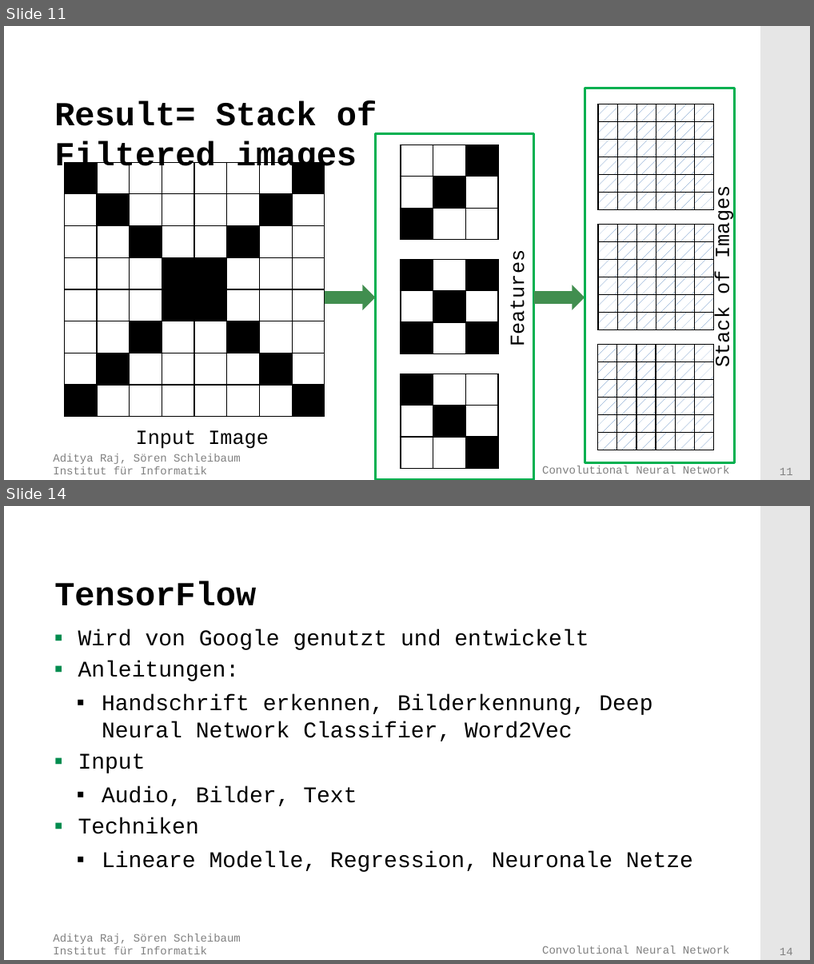
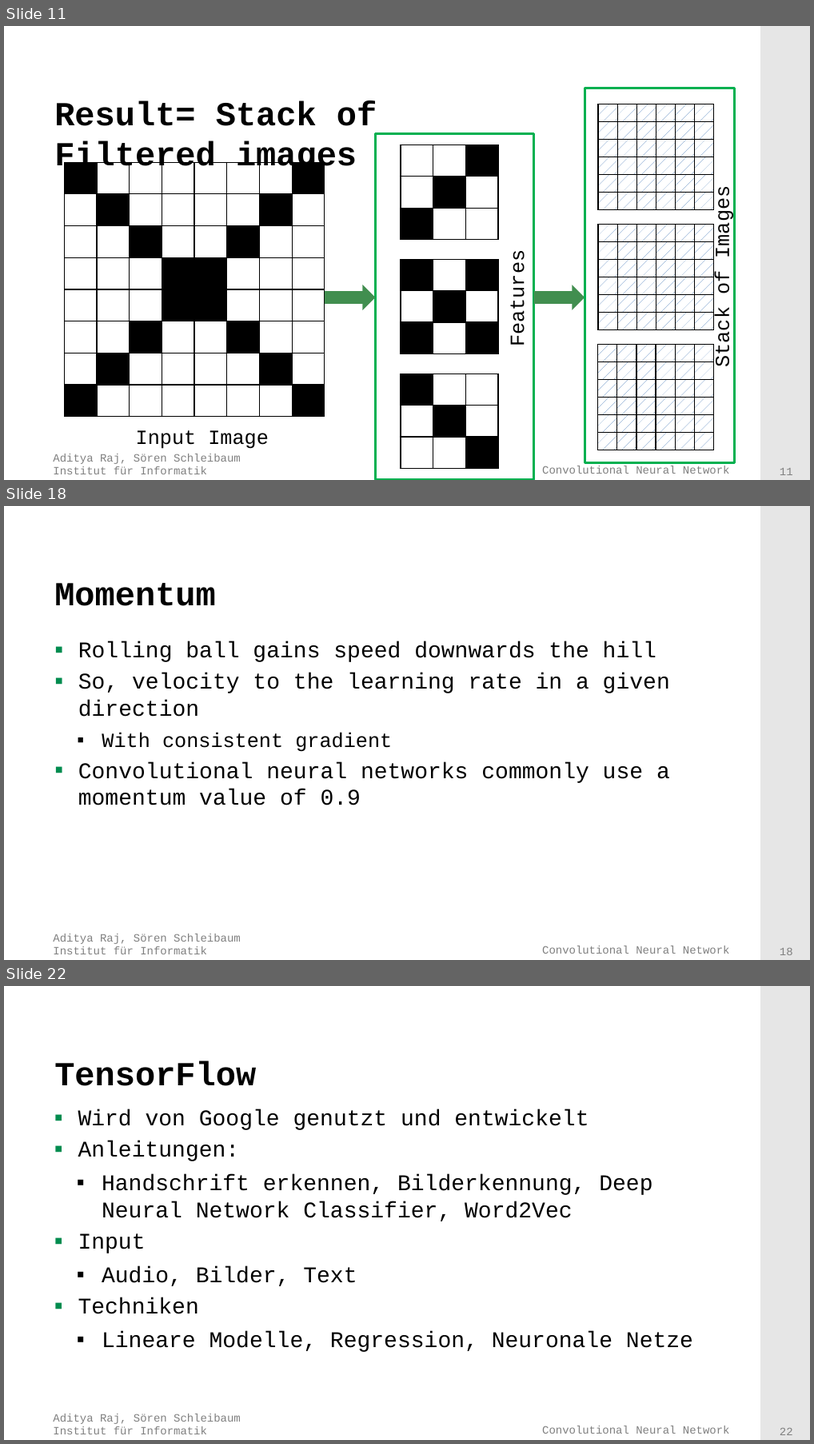
Before and after one commit to adityaraj52/ConvNet, a slide deck: PresentationsAndTalk/Presentation.pptx. Shown one above the other, each under a label of ours: slides 11 and 14 before the commit, slides 11, 18 and 22 after it; the slides between them are not shown. The pictures are 814x964 and 814x1444 pixels, drawn with LibreOffice and Linux fonts; fonts in the diff are those of the drawing; background and template pictures are left out. Boxes give left, top, right and bottom in pixels: in the first picture for what was removed or moved away, otherwise in the second. Text is boxed around its words. In the diff, an @@ line names an element or a change of style, - is before the commit and + after.

```diff
--- a/PresentationsAndTalk/Presentation.pptx
+++ b/PresentationsAndTalk/Presentation.pptx
@@ slide 18 added at box(4, 506, 810, 960), background #FFFFFF; not listed: 4 template elements that a slide beside it also shows @@
@@ title added at box(54, 583, 216, 606), 30 pt, text #000000, bold @@
+Momentum
@@ text added at box(78, 641, 670, 805), 20 pt, text #000000 @@
+▪ Rolling ball gains speed downwards the hill
+▪ So, velocity to the learning rate in a given direction
+  ▪ With consistent gradient
+▪ Convolutional neural networks commonly use a momentum value of 0.9
@@ what was slide 14 is now slide 22 @@
@@ page number at box(780, 1428, 794, 1435): text changed @@
-14
+22
```
Also in this commit, not shown: 2 slides changed, 10 other slides added, 1 slide removed.
